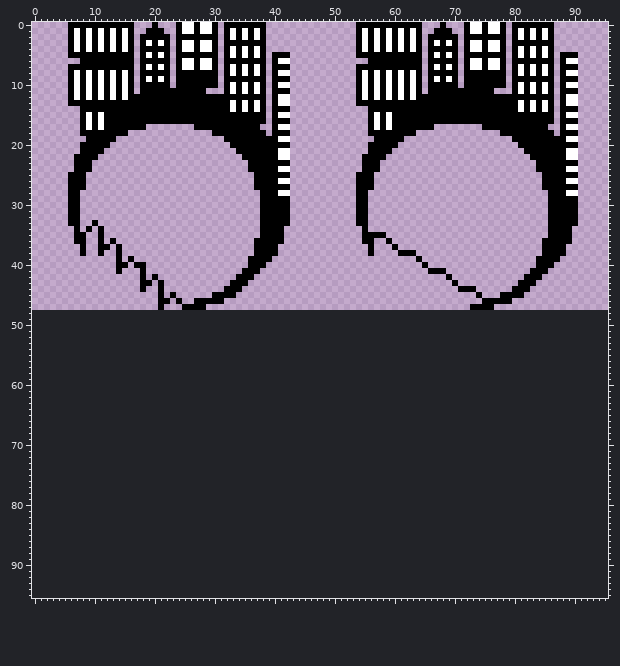
Sprite sheet, stored at games/salvage/res/boss.png. The picture above is the old version.
The file is 96x48 pixels. The old version is drawn lined up with the new one, on the new canvas.
Once edited:
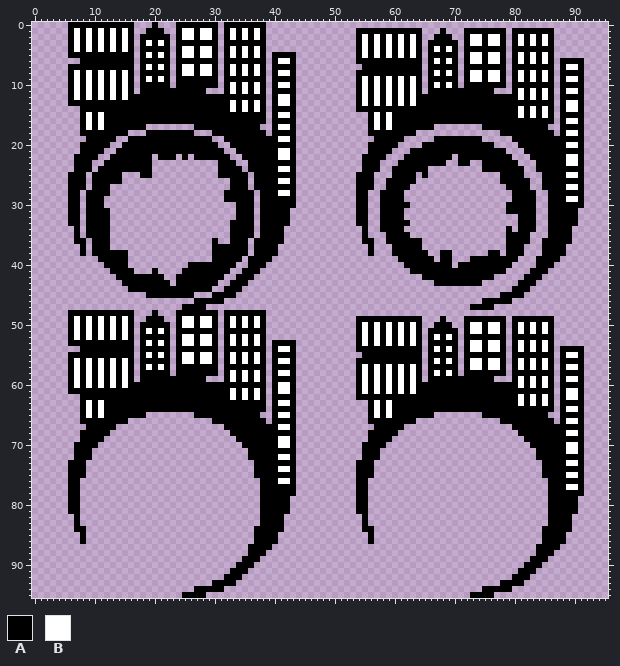
Palette (. is transparent): A #000000  B #ffffff
Author's note on the commit: boss store location
The exact change:
canvas 96x48 -> 96x96
Changed rows in their new state; - is an unchanged pixel.
first column x 6:
 0 -------------------AA-AA------------------------...........---.---.......-.......-----
 1 -------------------------------------------------A-A-A-A-A---.-.---AA-AA---A-A-A------
 2 -------------------BB-BB------------------------------------.---.--BB-BB--------------
 3 -------------------AA-AA-------------------------------------A-A-----------B-B-B------
 4 -------------------------------------------------------------B-B---AA-AA---A-A-A------
 5 -------------------BB-BB-------------A-----------B-B-B-B-B---A-A---BB-BB----------...-
 6 -------------------AA-AA-------------A----------AA-----------B-B-----------B-B-B---AAA
 7 -------------------------------------A----------.------------A-A---AA-AA---A-A-A---BBA
 8 -------------------BB-BB-------------A-----------A-A-A-A-A---B-B---BB-BB-----------AAA
 9 -------------------------------------A-----------------------A-A---BB-BB---B-B-B---BBA
10 -------------------------------------A-----------------------B-B-----------A-A-A---AAA
11 -------------------------------------A---------------------------------------------BBA
12 -------------------------------------A-------------------------------------B-B-B---AAA
13 -------------------------------------A-----------B-B-B-B-B-----------------A-A-A-----A
14 -------------------------------------A----------AA---------------------------------BBA
15 -------------------------------------A-------------------------------------B-B-B---AAA
16 -------------------------------------A---------------------------------------------BBA
17 -------------------------------------A---------------------------------------------AAA
18 -------------AAAAAAAA----------------A---------------------------------------------BBA
19 ----------AAAAAAAAAAAAAA-------------A-----------------------AAAAAAAA--------------AAA
20 ---------AAAAAAAAAAAAAAAA------------A---------------------AAAAAAAAAAAA------------BBA
21 --------AAAAAAAAAAAAAAAAAA-----------A-------------------AAAAAAAAAAAAAAAA----------AAA
22 -------AAAAAAA-AAA-A-AAAAAA----------A------------------AAAAAAAA-AAAAAAAAA-----------A
23 ------AAAAAAAA-----------AAA---------A-----------------AAAAAAAA--AA--AAAAAA--------BBA
24 -----AAAAAAAAA-----------AAAA--------A----------------AAAAAA---------AAAAAAA-------AAA
25 ----AAAAA---AA-----------AAAAA-------A----------------AAAA-A------------AAAA-------BBA
26 ----AAAAA------------------AAA-------A---------------AAAAA--------------AAAAA------AAA
27 ----AAA--------------------AAA-------A---------------AAAA----------------AAAA------BBA
28 ---AAAA-------------------AAAAA------A--------------AAAA------------------AAAA-----AAA
29 ---AAA--------------------AAAAA------A--------------AAAA------------------AAAA-----BBA
30 ---AAA----------------------AAA------A--------------AAAAA----------------AAAAA-------A
31 ---AAAA---------------------AAA---------------------AAAA-----------------AAAAA--------
32 ---AAAA---------------------AAA---------------------AAAA-------------------AAA--------
33 ---A-AA--------------------AAAA---------------------AAAAA------------------AAA--------
34 ----A-A--------------------AAAA---------------------AAAA-----------------A-AAA--------
35 --.AA-A--------------------AAAA-------------------...AAAA----------------AAAA---------
36 ----A-A.----------------A--AAA------------------------AAAAA--------------AAAA---------
37 ----A---.---------------AAAAAA-------------------------AAAA--------------AAA----------
38 ----A-AA-A--------------AAAAAA------------------------A---AA--AA------AA-AAA----------
39 -----AAA-A.-------------AAAAA--------------------------AAA-AA-AA---AAAAAAAA-----------
40 ------AA---..-------AAAAAAAA----------------------------AAA-AAAA-AAAAAAAAA------------
41 -------A-AA-.-A----AAAAAAAA------------------------------AAA---AAAAAAAAAA-------------
42 --------AAAA-A-A--AAAAAAAA---------------------------------AAAA-AAAAAAA---------------
43 ---------AAA--A-A-AAAAAAA------------------------------------AAA-AAAA-----------------
44 ----------AA-AA-AAAAAAAA-----------------------------------------...------------------
45 -------------AA-A-AAA-----------------------------------------------.-----------------
46 ---------------..-.-------------------------------------------------------------------
47 ---------------.----------------------------------------------------------------------
48 AAAAAAAAAAA---A---AAAAAAA-AAAAAAA-----------------------------------------------------
49 ABABABABABA--AAA--ABBABBA-ABABABA---------------AAAAAAAAAAA---A---AAAAAAA-AAAAAAA-----
50 ABABABABABA-AAAAA-ABBABBA-ABABABA---------------ABABABABABA--AAA--ABBABBA-ABABABA-----
51 ABABABABABA-ABABA-AAAAAAA-AAAAAAA---------------ABABABABABA-AAAAA-ABBABBA-ABABABA-----
52 ABABABABABA-AAAAA-ABBABBA-ABABABA---------------ABABABABABA-ABABA-AAAAAAA-AAAAAAA-----
53 AAAAAAAAAAA-ABABA-ABBABBA-ABABABA-AAAA----------ABABABABABA-AAAAA-ABBABBA-ABABABA-----
54 --AAAAAAAAA-AAAAA-AAAAAAA-AAAAAAA-ABBA----------AAAAAAAAAAA-ABABA-ABBABBA-ABABABA-AAAA
55 AAAAAAAAAAA-ABABA-ABBABBA-ABABABA-AAAA-----------AAAAAAAAAA-AAAAA-AAAAAAA-AAAAAAA-ABBA
56 ABABABABABA-AAAAA-ABBABBA-ABABABA-ABBA----------AAAAAAAAAAA-ABABA-ABBABBA-ABABABA-AAAA
57 ABABABABABA-ABABA-AAAAAAA-AAAAAAA-AAAA----------ABABABABABA-AAAAA-ABBABBA-ABABABA-ABBA
58 ABABABABABA-AAAAA-AAAAAAA-ABABABA-ABBA----------ABABABABABA-ABABA-AAAAAAA-AAAAAAA-AAAA
59 ABABABABABA-AAAAAAAAAAA---ABABABA-AAAA----------ABABABABABA-AAAAAAAAAAA---ABABABA-ABBA
60 ABABABABABAAAAAAAAAAAAAAAAAAAAAAA-ABBA----------ABABABABABAAAAAAAAAAAAAAAAABABABA-AAAA
61 AAAAAAAAAAAAAAAAAAAAAAAAAAABABABA-ABBA----------ABABABABABAAAAAAAAAAAAAAAAAAAAAAA-ABBA
62 --AAAAAAAAAAAAAAAAAAAAAAAAABABABA-AAAA----------AAAAAAAAAAAAAAAAAAAAAAAAAAABABABA-ABBA
63 --ABABAAAAAAAAAAAAAAAAAAAAAAAAAAA-ABBA------------ABABAAAAAAAAAAAAAAAAAAAAABABABA-AAAA
64 --ABABAAAAAAAAAAAAAAAAAAAAAAAAAAA-AAAA------------ABABAAAAAAAAAAAAAAAAAAAAAAAAAAA-ABBA
65 --ABABAAAAAAA--------AAAAAAAAAAA--ABBA------------ABABAAAAAAA--------AAAAAAAAAAA--AAAA
66 --AAAAAAAA--------------AAAAAAAAA-AAAA------------AAAAAAAA--------------AAAAAAAAA-ABBA
67 ---AAAAA------------------AAAAAAAAABBA-------------AAAAA------------------AAAAAAAAAAAA
68 --AAAAA--------------------AAAAAAAAAAA------------AAAAA--------------------AAAAAAAABBA
69 --AAAA----------------------AAAAAAABBA------------AAAA----------------------AAAAAAAAAA
70 -AAAA------------------------AAAAAABBA-----------AAAA------------------------AAAAAABBA
71 -AAA--------------------------AAAAAAAA-----------AAA--------------------------AAAAABBA
72 -AAA--------------------------AAAAABBA-----------AAA--------------------------AAAAAAAA
73 AAA----------------------------AAAAAAA----------AAA----------------------------AAAABBA
74 AAA----------------------------AAAABBA----------AAA----------------------------AAAAAAA
75 AAA----------------------------AAAAAAA----------AAA----------------------------AAAABBA
76 AA------------------------------AAABBA----------AA------------------------------AAAAAA
77 AA------------------------------AAAAAA----------AA------------------------------AAABBA
78 AA------------------------------AAAAAA----------AA------------------------------AAAAAA
79 AA------------------------------AAAAA-----------AA------------------------------AAAAA-
80 AA------------------------------AAAAA-----------AA------------------------------AAAAA-
81 AA------------------------------AAAAA-----------AA------------------------------AAAAA-
82 -A------------------------------AAAA-------------A------------------------------AAAA--
83 -A------------------------------AAAA-------------A------------------------------AAAA--
84 -AA----------------------------AAAAA-------------AA----------------------------AAAAA--
85 --A----------------------------AAAA---------------A----------------------------AAAA---
86 --A----------------------------AAAA---------------A----------------------------AAAA---
87 ------------------------------AAAA--------------------------------------------AAAA----
88 ------------------------------AAA---------------------------------------------AAA-----
89 -----------------------------AAA---------------------------------------------AAA------
90 ----------------------------AAA---------------------------------------------AAA-------
91 ---------------------------AAA---------------------------------------------AAA--------
92 --------------------------AAA---------------------------------------------AAA---------
93 ------------------------AAAA--------------------------------------------AAAA----------
94 ---------------------AAAAA-------------------------------------------AAAAA------------
95 -------------------AAAA--------------------------------------------AAAA---------------
